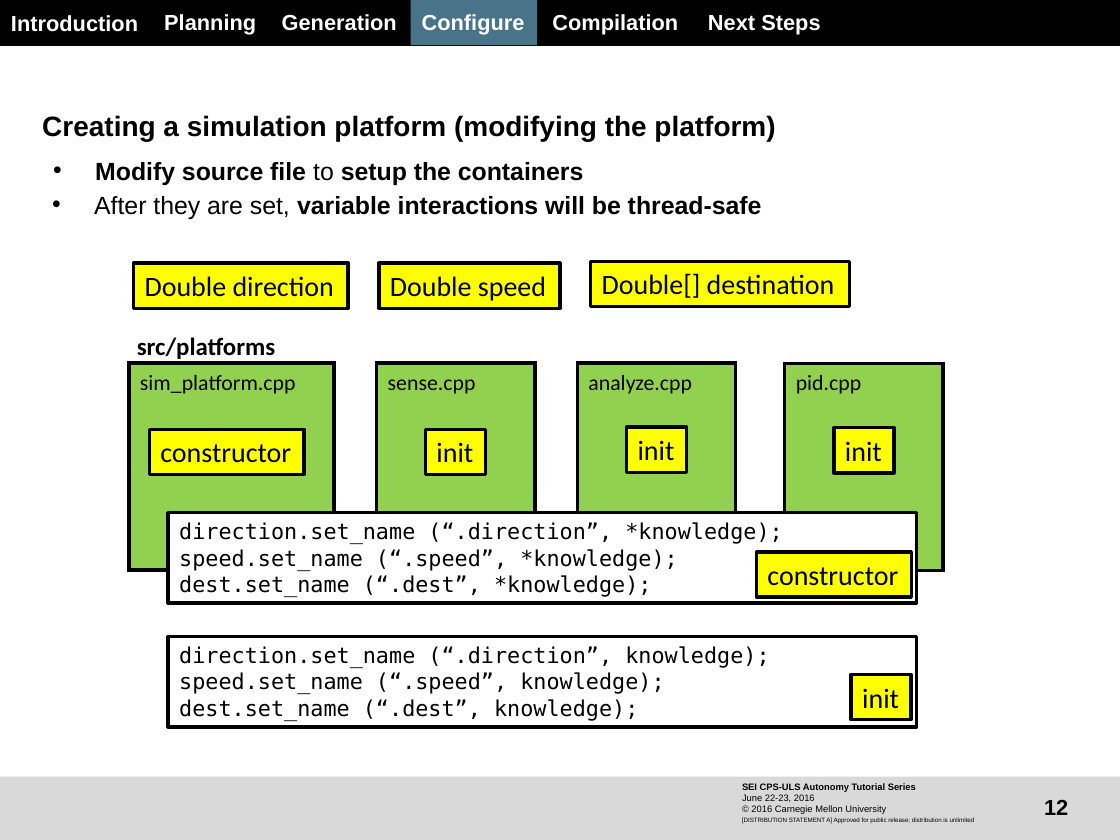
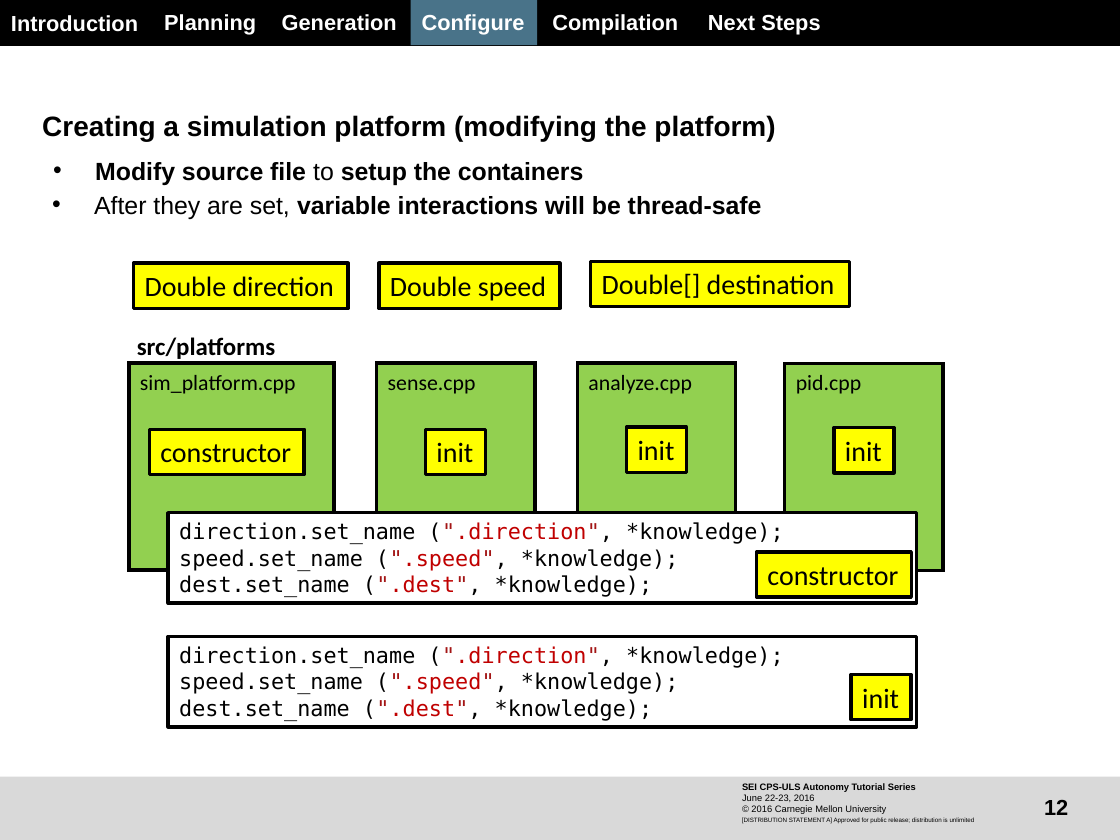
Before and after one commit to Burgos/gams, a slide deck: slide 12 of SEI_CPSULS_Tutorial_Day1_07_CreatingHardwareAndSimulationPlatforms.pptx. Drawn at 1120x840 pixels with LibreOffice and Linux fonts; fonts in the diff are those of the drawing; background and template pictures are left out. Boxes give left, top, right and bottom in pixels: in the first picture for what was removed or moved away, otherwise in the second. Text is boxed around its words. In the diff, an @@ line names an element or a change of style, - is before the commit and + after.

Commit message:
* Fixed a few typos in the algorithms and platforms tutorials

```diff
--- a/SEI_CPSULS_Tutorial_Day1_07_CreatingHardwareAndSimulationPlatforms.pptx
+++ b/SEI_CPSULS_Tutorial_Day1_07_CreatingHardwareAndSimulationPlatforms.pptx
@@ text in rectangle at [179, 522, 783, 597]: text changed @@
-direction.set_name (“.direction”, *knowledge);
-speed.set_name (“.speed”, *knowledge);
-dest.set_name (“.dest”, *knowledge);
+direction.set_name (".direction", *knowledge);
+speed.set_name (".speed", *knowledge);
+dest.set_name (".dest", *knowledge);
@@ text in rectangle at [179, 646, 783, 721]: text changed @@
-direction.set_name (“.direction”, knowledge);
-speed.set_name (“.speed”, knowledge);
-dest.set_name (“.dest”, knowledge);
+direction.set_name (".direction", *knowledge);
+speed.set_name (".speed", *knowledge);
+dest.set_name (".dest", *knowledge);
```
Also in this commit, not shown: 2 other slides changed.
